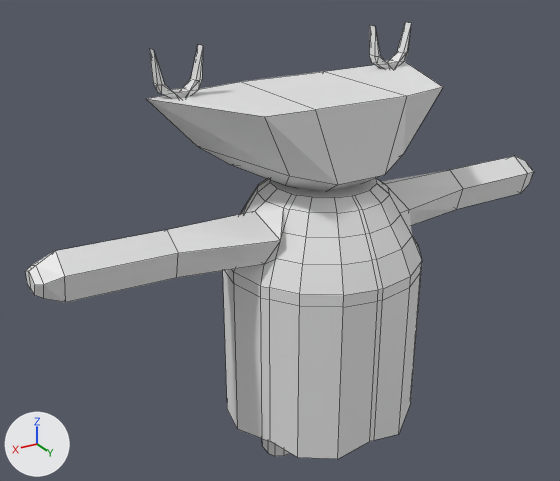
Two versions of the Blender file 3D assets/alle enemies.blend, one commit apart.
Camera for both pictures: a camera (50 mm lens) standing at (0.833, 1.217, 1.068) and looking at (0.067, -0.059, 0.429). The axes (+X, +Y, +Z) are drawn at lower left. The lights are the same throughout. Mesh edges are drawn as thin lines.

The first picture shows 'Icosphere.002', 'krop + arme + hoved.002'.
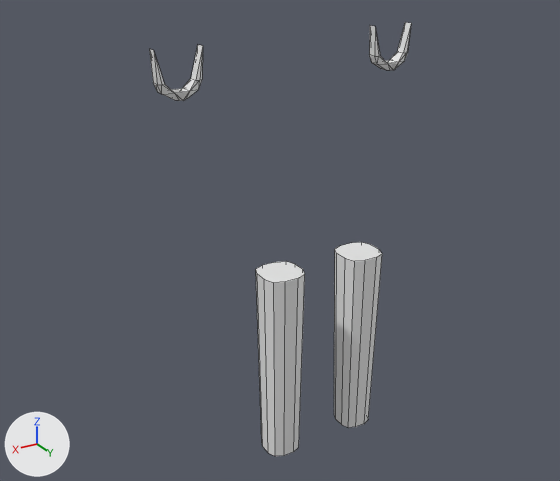
The change, as a list of edits to the scene's bpy script:
```text
Change ob_krop___arme___hoved_002:
    add ob_krop___arme___hoved_002.hide_set(True)
```

Location of each change, [x1, y1, x2, y2] in pixels of the pictures (560 x 481 px):
'krop + arme + hoved.002', hidden
    before: [25, 61, 534, 459]
'Ben.002', unchanged, uncovered by the edit
    before: [262, 439, 289, 456]
    after: [256, 242, 382, 456]
